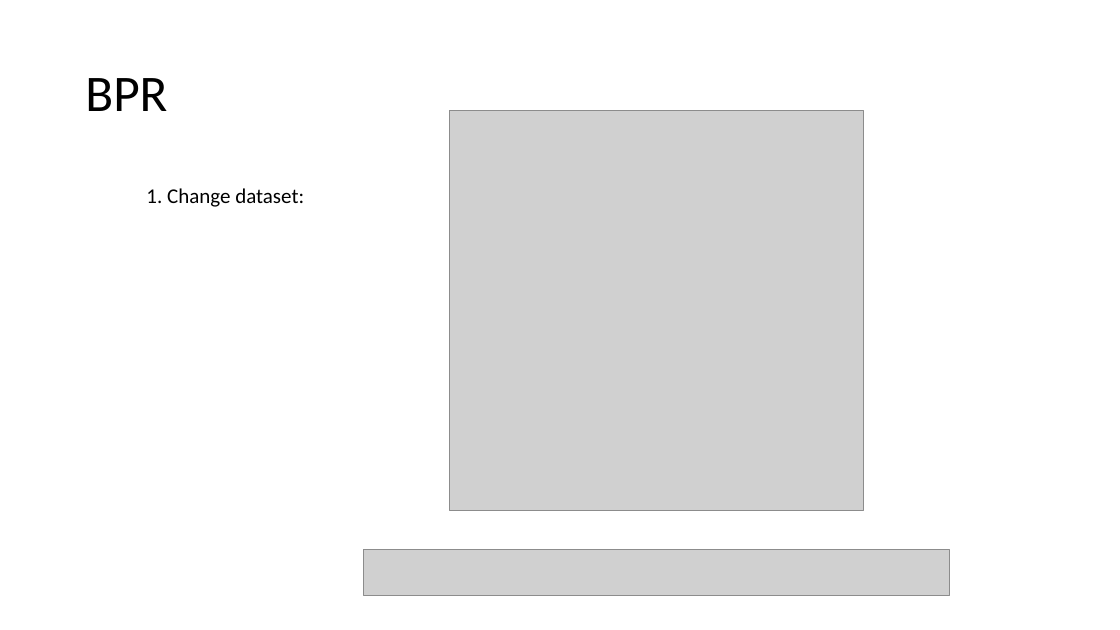
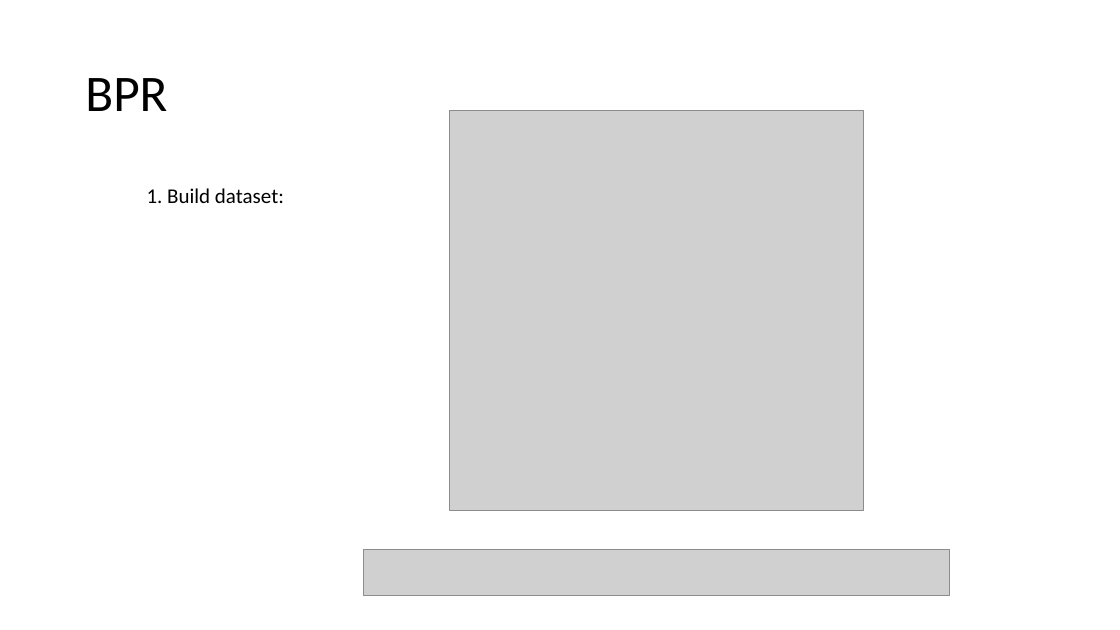
Before and after one commit to N4A/papers, a slide deck: slide 4 of RS/VBPR.pptx. Drawn at 1120x630 pixels with LibreOffice and Linux fonts; fonts in the diff are those of the drawing; grey boxes stand for pictures. Boxes give left, top, right and bottom in pixels: in the first picture for what was removed or moved away, otherwise in the second. Text is boxed around its words. In the diff, an @@ line names an element or a change of style, - is before the commit and + after.

Commit message:
VBPR

```diff
--- a/RS/VBPR.pptx
+++ b/RS/VBPR.pptx
@@ text at <box>147,188,284,203</box>: text changed @@
-1. Change dataset:
+1. Build dataset:
```
